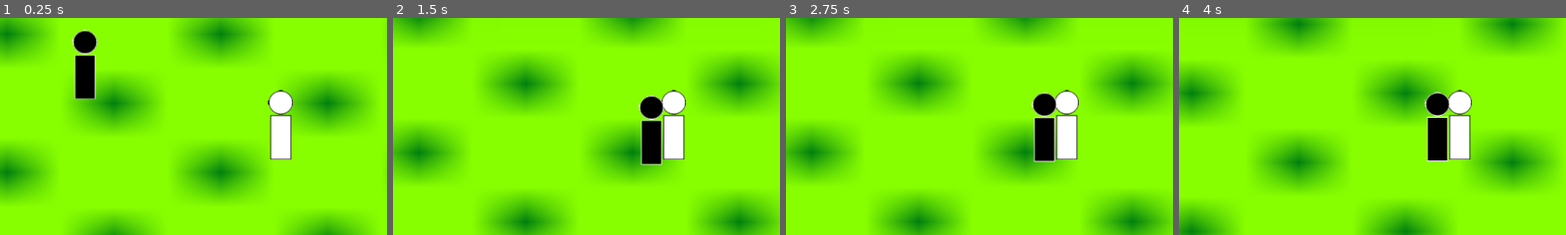
Above: before the commit, frames 1-4 (left to right).
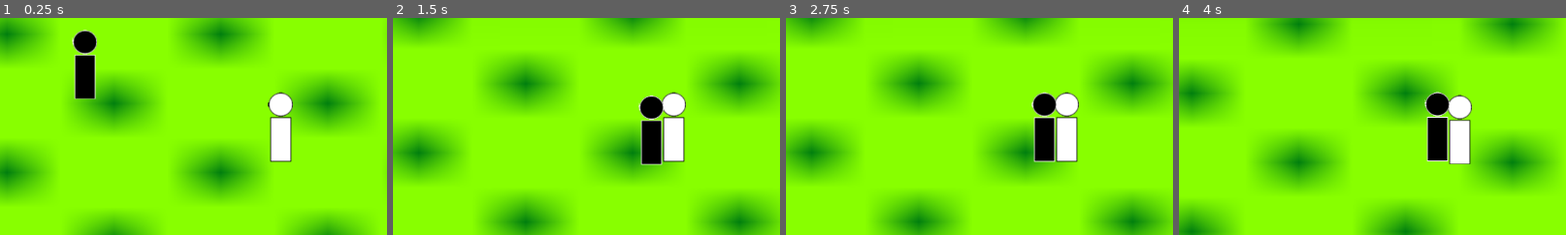
Above: after the commit, the same moments.

Repository: BChabowski/hns
Game: Godot game, scene res://world.tscn
The game is run twice, just before and just after one commit, with the same random seed, the same clock (stepped at 60 frames per second) and the same inputs.
Inputs (mouse positions are % of the whole screen's width and height, from its top left):
- Up to frame 1 (0.25 s): no input
- Up to frame 2 (1.5 s): click (25, 36) at 0.5 s; click (47, 53) at 1.25 s
- Up to frame 3 (2.75 s): click (47, 51) at 2 s
- Up to frame 4 (4 s): tap Enter at 2.75 s; move the mouse to (72, 45) at 2.77 s; click (72, 45) at 2.92 s; move the mouse to (30, 55) at 3.52 s; click (30, 55) at 3.67 s
The pictures show only the part of the screen within x 14-64%, y 25-75%; the shares and areas given below are measured in that part.

The runs differ from the first frame. In frame 1, 0.4% of the frame differs, in the area x 69-76%, y 33-67%; in frame 2, 0.4%; in frame 3, 0.4%; in frame 4, 0.6%, in the area x 69-76%, y 33-68%.

Commit message:
Adds attack implementation to PC

Diff:
--- a/enemy_placeholder.gd
+++ b/enemy_placeholder.gd
@@ -1,7 +1,7 @@
 extends CharacterBody2D
 
 var run_speed = 250
-var player = null
+var player = null #the same as currently_engaged_enemy in PC class?
 @onready var timer: Timer = $Timer
 var ready_to_attack = false
 
@@ -40,10 +40,15 @@
 		$AnimationPlayer.play("Idle")
 	ready_to_attack = false
 
+func take_hit(dmg: int):
+	hp -= dmg
+	print("Enemy takes hit! Life remaining: " + str(hp))
+
 func _on_timeout():
 	ready_to_attack = true
 
 func _on_detect_radius_body_entered(body: Node2D) -> void:
+	#todo use groups
 	if (body.get_path().get_name(body.get_path().get_name_count() - 1) == "PC"):
 		player = body
 
@@ -51,6 +56,7 @@
 	player = null
 
 func _on_attack_radius_body_entered(body: Node2D) -> void:
+	#todo use groups
 	if (body.get_path().get_name(body.get_path().get_name_count() - 1) == "PC"):
 		in_attack_distance = true
 
--- a/enemy_placeholder.tscn
+++ b/enemy_placeholder.tscn
@@ -29,10 +29,10 @@
 tracks/0/interp = 1
 tracks/0/loop_wrap = true
 tracks/0/keys = {
-"times": PackedFloat32Array(0, 0.101977, 0.298774),
-"transitions": PackedFloat32Array(1, 1, 1),
+"times": PackedFloat32Array(0, 0.1, 0.2, 0.298774),
+"transitions": PackedFloat32Array(1, 1, 1, 1),
 "update": 1,
-"values": [2, 3, 4]
+"values": [1, 2, 3, 4]
 }
 tracks/1/type = "value"
 tracks/1/imported = false
@@ -41,7 +41,7 @@
 tracks/1/interp = 1
 tracks/1/loop_wrap = true
 tracks/1/keys = {
-"times": PackedFloat32Array(0.00178907, 0.0983987, 0.296985),
+"times": PackedFloat32Array(0.00178907, 0.2, 0.296985),
 "transitions": PackedFloat32Array(1, 1, 1),
 "update": 1,
 "values": [true, false, true]
--- a/pc.tscn
+++ b/pc.tscn
@@ -1,7 +1,7 @@
-[gd_scene load_steps=5 format=3 uid="uid://c4r2q48nkxnuq"]
+[gd_scene load_steps=10 format=3 uid="uid://c4r2q48nkxnuq"]
 
 [ext_resource type="Script" uid="uid://c51p4f64526qo" path="res://player_character.gd" id="1_crfiw"]
-[ext_resource type="Texture2D" uid="uid://c75whjp3lslgi" path="res://textures/characters/player-character.png" id="1_ukbfy"]
+[ext_resource type="Texture2D" uid="uid://cjxh0trdwn8lk" path="res://textures/characters/player-character-all.png" id="2_crfiw"]
 
 [sub_resource type="CapsuleShape2D" id="CapsuleShape2D_crfiw"]
 radius = 17.0
@@ -9,6 +9,87 @@
 
 [sub_resource type="CircleShape2D" id="CircleShape2D_crfiw"]
 radius = 86.1452
+
+[sub_resource type="CircleShape2D" id="CircleShape2D_de6uy"]
+radius = 86.15
+
+[sub_resource type="Animation" id="Animation_crfiw"]
+resource_name = "Idle"
+tracks/0/type = "value"
+tracks/0/imported = false
+tracks/0/enabled = true
+tracks/0/path = NodePath("PcSprite:frame")
+tracks/0/interp = 1
+tracks/0/loop_wrap = true
+tracks/0/keys = {
+"times": PackedFloat32Array(0),
+"transitions": PackedFloat32Array(1),
+"update": 1,
+"values": [0]
+}
+
+[sub_resource type="Animation" id="Animation_de6uy"]
+length = 0.001
+tracks/0/type = "value"
+tracks/0/imported = false
+tracks/0/enabled = true
+tracks/0/path = NodePath("PcSprite:frame")
+tracks/0/interp = 1
+tracks/0/loop_wrap = true
+tracks/0/keys = {
+"times": PackedFloat32Array(0),
+"transitions": PackedFloat32Array(1),
+"update": 1,
+"values": [0]
+}
+tracks/1/type = "value"
+tracks/1/imported = false
+tracks/1/enabled = true
+tracks/1/path = NodePath("DamageRadius/DamageShape:disabled")
+tracks/1/interp = 1
+tracks/1/loop_wrap = true
+tracks/1/keys = {
+"times": PackedFloat32Array(0),
+"transitions": PackedFloat32Array(1),
+"update": 1,
+"values": [true]
+}
+
+[sub_resource type="Animation" id="Animation_s818i"]
+resource_name = "Attack"
+length = 0.4
+step = 0.1
+tracks/0/type = "value"
+tracks/0/imported = false
+tracks/0/enabled = true
+tracks/0/path = NodePath("PcSprite:frame")
+tracks/0/interp = 1
+tracks/0/loop_wrap = true
+tracks/0/keys = {
+"times": PackedFloat32Array(0, 0.1, 0.2, 0.3),
+"transitions": PackedFloat32Array(1, 1, 1, 1),
+"update": 1,
+"values": [1, 2, 3, 4]
+}
+tracks/1/type = "value"
+tracks/1/imported = false
+tracks/1/enabled = true
+tracks/1/path = NodePath("DamageRadius/DamageShape:disabled")
+tracks/1/interp = 1
+tracks/1/loop_wrap = true
+tracks/1/keys = {
+"times": PackedFloat32Array(0, 0.2, 0.3),
+"transitions": PackedFloat32Array(1, 1, 1),
+"update": 1,
+"values": [true, false, true]
+}
+
+[sub_resource type="AnimationLibrary" id="AnimationLibrary_3d7xj"]
+_data = {
+&"Attack": SubResource("Animation_s818i"),
+&"Idle": SubResource("Animation_crfiw"),
+&"RESET": SubResource("Animation_de6uy")
+}
 
 [node name="PC" type="Node2D"]
 
@@ -19,7 +100,8 @@
 shape = SubResource("CapsuleShape2D_crfiw")
 
 [node name="PcSprite" type="Sprite2D" parent="PC"]
-texture = ExtResource("1_ukbfy")
+texture = ExtResource("2_crfiw")
+hframes = 5
 
 [node name="Camera2D" type="Camera2D" parent="PC"]
 
@@ -27,3 +109,21 @@
 
 [node name="AttackShape" type="CollisionShape2D" parent="PC/AttackRadius"]
 shape = SubResource("CircleShape2D_crfiw")
+
+[node name="DamageRadius" type="Area2D" parent="PC"]
+
+[node name="DamageShape" type="CollisionShape2D" parent="PC/DamageRadius"]
+shape = SubResource("CircleShape2D_de6uy")
+disabled = true
+
+[node name="AnimationPlayer" type="AnimationPlayer" parent="PC"]
+libraries = {
+&"": SubResource("AnimationLibrary_3d7xj")
+}
+
+[node name="Timer" type="Timer" parent="PC"]
+
+[connection signal="body_entered" from="PC/AttackRadius" to="PC" method="_on_attack_radius_body_entered"]
+[connection signal="body_exited" from="PC/AttackRadius" to="PC" method="_on_attack_radius_body_exited"]
+[connection signal="body_entered" from="PC/DamageRadius" to="PC" method="_on_damage_radius_body_entered"]
+[connection signal="timeout" from="PC/Timer" to="PC" method="_on_timeout"]
--- a/player_character.gd
+++ b/player_character.gd
@@ -2,10 +2,15 @@
 
 @export var speed = 400
 @export var hp = 100
+@export var base_dmg = 5
+@export var attack_cooldown = 1
 
 var target = position
 var moving = false
 var in_attack_distance=false
+var currently_engaged_enemy: Node2D
+@onready var timer: Timer = $Timer
+var ready_to_attack = false
 
 func _ready() -> void:
 	SignalBus.object_clicked.connect(react_to_object_clicked)
@@ -23,14 +28,55 @@
 			move_and_slide()
 		else:
 			moving = false
+	try_attacking()
+
+#copied from enemy class
+func try_attacking():
+	if(in_attack_distance):
+		timer.wait_time = attack_cooldown
+		initiate_attack()
+
+func initiate_attack():
+	if(ready_to_attack):
+		attack()
+	if(timer.is_stopped()):
+		timer.start(attack_cooldown)
+
+func attack():
+	if(in_attack_distance):
+		$AnimationPlayer.play("Attack")
+		await $AnimationPlayer.animation_finished
+		$AnimationPlayer.play("Idle")
+	ready_to_attack = false
 
 func take_hit(dmg: int):
 	hp -= dmg
 	print("Player takes hit! Life remaining: " + str(hp))
+###
 
 func react_to_object_clicked(body: Node2D):
 	target = body.global_position
 	#attack
+	currently_engaged_enemy = body
 	for overlapping in $AttackRadius.get_overlapping_bodies():
-		if(overlapping == body):
+		if(overlapping == currently_engaged_enemy):
 			print("Player attack!")
+
+
+func _on_attack_radius_body_entered(body: Node2D) -> void:
+	#todo use groups
+	if (body.get_path().get_name(body.get_path().get_name_count() - 1) == "EnemyPlaceholder"):
+		if currently_engaged_enemy && currently_engaged_enemy == body:
+			in_attack_distance = true
+
+#copied from enemy class
+func _on_attack_radius_body_exited(body: Node2D) -> void:
+	in_attack_distance = false
+
+func _on_damage_radius_body_entered(body: Node2D) -> void:
+	if currently_engaged_enemy == body:
+		body.take_hit(base_dmg)
+
+func _on_timeout() -> void:
+	ready_to_attack = true
+###
Binary file added: textures/characters/player-character-all.png
Not shown, added: textures/characters/player-character-all.png.import
